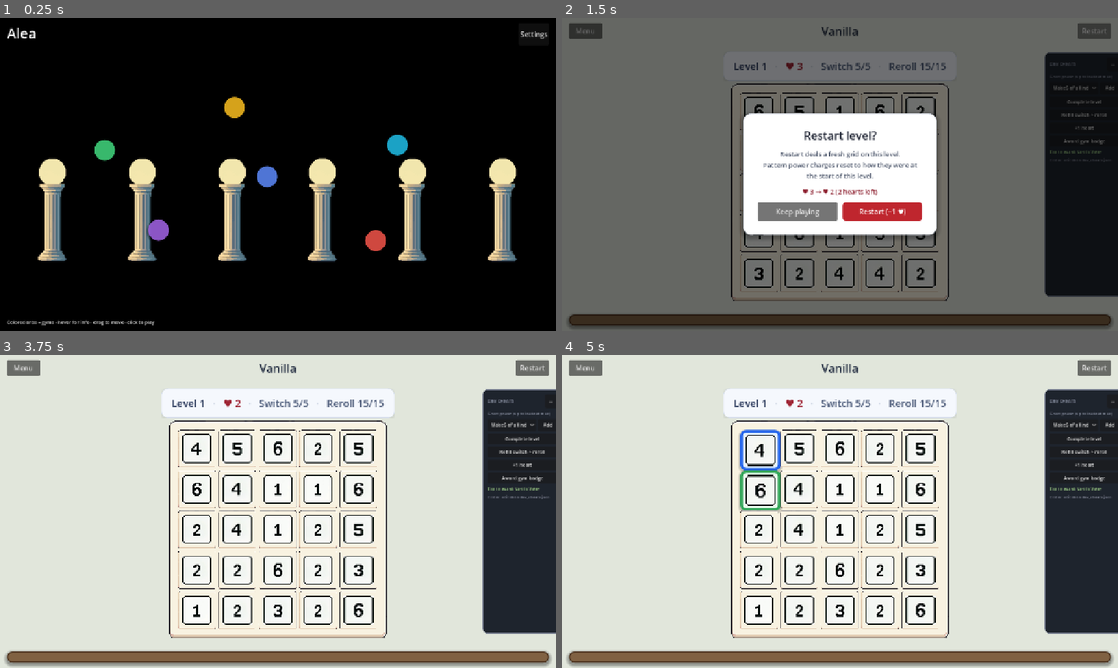
Above: before the commit, frames 1-4 (two rows, left to right).
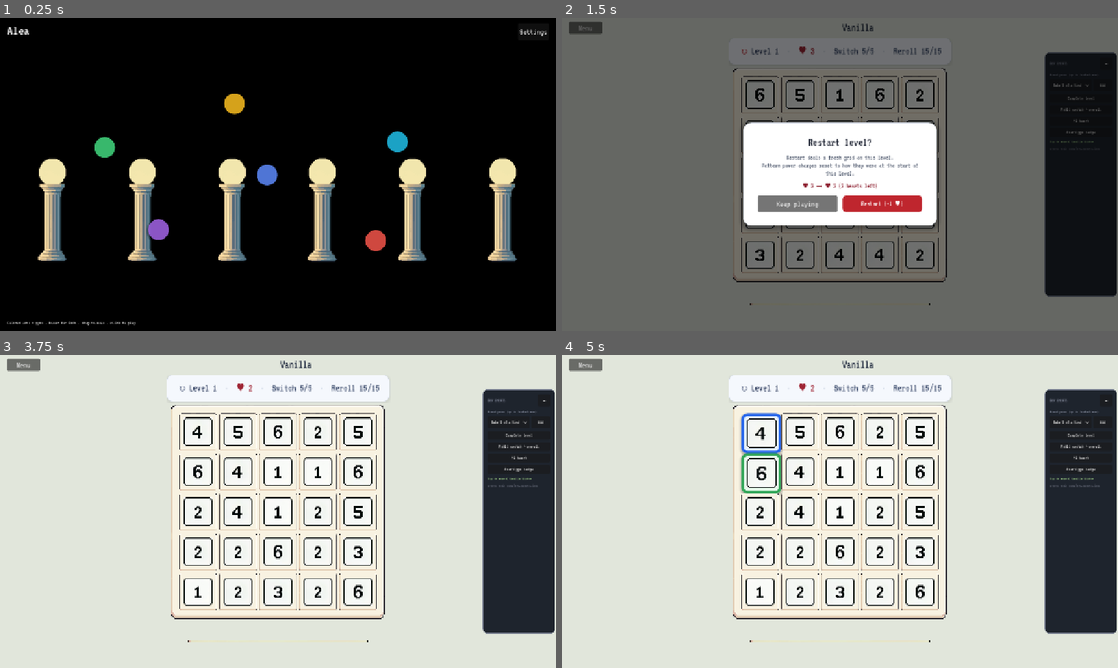
Above: after the commit, the same moments.

Repository: ming33333/Alea-Godot
Game: Godot game, scene res://scenes/main_menu.tscn
The game is run twice, just before and just after one commit, with the same random seed, the same clock (stepped at 60 frames per second) and the same inputs. Video files are missing from this copy of the repository; at most half a second of black plays in their place. Sound files missing from this copy of the repository are replaced by a short silence.
Inputs (mouse positions are in pixels of both pictures, inside the frame that each line leads up to; where the layout moved, square brackets give the same spot in the first picture):
- Up to frame 1 (0.25 s): no input
- Up to frame 2 (1.5 s): click (667, 149) at 0.52 s; click "Restart" (after the commit: "↻") at 1.25 s
- Up to frame 3 (3.75 s): click "Restart" (after the commit: "↻") at 2 s; click "Restart" (after the commit: "↻") at 2.75 s; click "Restart (−1 ♥)" at 3.5 s
- Up to frame 4 (5 s): click (762, 430) [756, 448] at 4.25 s

The runs differ from the first frame. In frame 1, 0.8% of the frame differs, in the area x 1-99%, y 2-99%; in frame 2, 16%; in frame 3, 20%; in frame 4, 21%, in the area x 0-100%, y 1-100%.

Commit message:
Polish the game HUD with a board-aligned stats bar, proportional power-up dock, and a restart icon beside the level label. Add VT323 as the project font, a pixel-font dice style in settings, randomized music (including Highlife Fusion), and move dice SFX into assets/sfx/.

Diff:
--- /dev/null
+++ b/assets/fonts/game_theme.tres
@@ -0,0 +1,7 @@
+[gd_resource type="Theme" format=3 uid="uid://d1hxa4fatlxi7"]
+
+[ext_resource type="FontFile" uid="uid://cacdhvlxani7m" path="res://assets/fonts/VT323/VT323-Regular.ttf" id="1_vt323"]
+
+[resource]
+default_font = ExtResource("1_vt323")
+default_font_size = 20
--- a/project.godot
+++ b/project.godot
@@ -31,6 +31,10 @@
 GameState="*res://scripts/autoload/game_state.gd"
 SceneNav="*res://scripts/autoload/scene_nav.gd"
 
+[gui]
+
+theme/custom="res://assets/fonts/game_theme.tres"
+
 [display]
 
 window/size/viewport_width=1280
--- a/scenes/game.tscn
+++ b/scenes/game.tscn
@@ -121,18 +121,12 @@
 layout_mode = 2
 size_flags_horizontal = 3
 
-[node name="RestartBtn" type="Button" parent="Margin/VBox/Header/TopRow"]
-unique_name_in_owner = true
-custom_minimum_size = Vector2(76, 0)
-layout_mode = 2
-tooltip_text = "Restart this level (costs 1 heart)"
-text = "Restart"
-
 [node name="Center" type="CenterContainer" parent="Margin/VBox"]
 layout_mode = 2
 size_flags_vertical = 3
 
 [node name="BoardColumn" type="VBoxContainer" parent="Margin/VBox/Center"]
+unique_name_in_owner = true
 layout_mode = 2
 custom_minimum_size = Vector2(501, 0)
 size_flags_horizontal = 4
@@ -140,6 +134,7 @@
 alignment = 1
 
 [node name="StatsBar" type="PanelContainer" parent="Margin/VBox/Center/BoardColumn"]
+unique_name_in_owner = true
 clip_contents = true
 layout_mode = 2
 custom_minimum_size = Vector2(501, 0)
@@ -158,7 +153,25 @@
 theme_override_constants/separation = 18
 alignment = 1
 
-[node name="LevelLabel" type="Label" parent="Margin/VBox/Center/BoardColumn/StatsBar/StatsMargin/StatsRow"]
+[node name="LevelGroup" type="HBoxContainer" parent="Margin/VBox/Center/BoardColumn/StatsBar/StatsMargin/StatsRow"]
+layout_mode = 2
+theme_override_constants/separation = 4
+alignment = 1
+
+[node name="RestartBtn" type="Button" parent="Margin/VBox/Center/BoardColumn/StatsBar/StatsMargin/StatsRow/LevelGroup"]
+unique_name_in_owner = true
+custom_minimum_size = Vector2(24, 24)
+layout_mode = 2
+tooltip_text = "Restart this level (costs 1 heart)"
+theme_override_colors/font_color = Color(0.35, 0.4, 0.52, 1)
+theme_override_colors/font_hover_color = Color(0.75, 0.15, 0.2, 1)
+theme_override_colors/font_pressed_color = Color(0.55, 0.1, 0.15, 1)
+theme_override_colors/font_disabled_color = Color(0.72, 0.75, 0.8, 1)
+theme_override_font_sizes/font_size = 18
+text = "↻"
+flat = true
+
+[node name="LevelLabel" type="Label" parent="Margin/VBox/Center/BoardColumn/StatsBar/StatsMargin/StatsRow/LevelGroup"]
 unique_name_in_owner = true
 layout_mode = 2
 theme_override_colors/font_color = Color(0.12, 0.18, 0.32, 1)
@@ -211,6 +224,7 @@
 size_flags_horizontal = 4
 
 [node name="BoardBackdrop" type="NinePatchRect" parent="Margin/VBox/Center/BoardColumn/GridBoard"]
+unique_name_in_owner = true
 layout_mode = 1
 anchors_preset = 15
 anchor_right = 1.0
@@ -226,6 +240,7 @@
 patch_margin_bottom = 96
 
 [node name="BoardMargin" type="MarginContainer" parent="Margin/VBox/Center/BoardColumn/GridBoard"]
+unique_name_in_owner = true
 layout_mode = 1
 anchors_preset = 15
 anchor_right = 1.0
@@ -246,34 +261,39 @@
 theme_override_constants/v_separation = 6
 columns = 5
 
-[node name="PowerDock" type="PanelContainer" parent="Margin/VBox"]
-unique_name_in_owner = true
-layout_mode = 2
-
-[node name="DockMargin" type="MarginContainer" parent="Margin/VBox/PowerDock"]
-layout_mode = 2
-theme_override_constants/margin_left = 12
-theme_override_constants/margin_top = 10
-theme_override_constants/margin_right = 12
-theme_override_constants/margin_bottom = 10
-
-[node name="DockVBox" type="VBoxContainer" parent="Margin/VBox/PowerDock/DockMargin"]
-layout_mode = 2
+[node name="PowerDock" type="PanelContainer" parent="Margin/VBox/Center/BoardColumn"]
+unique_name_in_owner = true
+layout_mode = 2
+custom_minimum_size = Vector2(501, 100)
+size_flags_horizontal = 4
+
+[node name="DockMargin" type="MarginContainer" parent="Margin/VBox/Center/BoardColumn/PowerDock"]
+layout_mode = 2
+size_flags_vertical = 3
+theme_override_constants/margin_left = 4
+theme_override_constants/margin_top = 2
+theme_override_constants/margin_right = 4
+theme_override_constants/margin_bottom = 4
+
+[node name="DockVBox" type="VBoxContainer" parent="Margin/VBox/Center/BoardColumn/PowerDock/DockMargin"]
+layout_mode = 2
+size_flags_vertical = 3
 theme_override_constants/separation = 8
 
-[node name="PowerBar" type="HBoxContainer" parent="Margin/VBox/PowerDock/DockMargin/DockVBox"]
-unique_name_in_owner = true
-layout_mode = 2
+[node name="PowerBar" type="HBoxContainer" parent="Margin/VBox/Center/BoardColumn/PowerDock/DockMargin/DockVBox"]
+unique_name_in_owner = true
+layout_mode = 2
+size_flags_vertical = 3
 alignment = 1
 theme_override_constants/separation = 10
 
-[node name="PowerHint" type="VBoxContainer" parent="Margin/VBox/PowerDock/DockMargin/DockVBox"]
+[node name="PowerHint" type="VBoxContainer" parent="Margin/VBox/Center/BoardColumn/PowerDock/DockMargin/DockVBox"]
 unique_name_in_owner = true
 visible = false
 layout_mode = 2
 theme_override_constants/separation = 4
 
-[node name="PowerHintLabel" type="Label" parent="Margin/VBox/PowerDock/DockMargin/DockVBox/PowerHint"]
+[node name="PowerHintLabel" type="Label" parent="Margin/VBox/Center/BoardColumn/PowerDock/DockMargin/DockVBox/PowerHint"]
 unique_name_in_owner = true
 layout_mode = 2
 theme_override_colors/font_color = Color(0.2, 0.35, 0.55, 1)
@@ -282,7 +302,7 @@
 horizontal_alignment = 1
 autowrap_mode = 3
 
-[node name="CancelPowerBtn" type="Button" parent="Margin/VBox/PowerDock/DockMargin/DockVBox/PowerHint"]
+[node name="CancelPowerBtn" type="Button" parent="Margin/VBox/Center/BoardColumn/PowerDock/DockMargin/DockVBox/PowerHint"]
 unique_name_in_owner = true
 layout_mode = 2
 size_flags_horizontal = 4
@@ -1032,7 +1052,7 @@
 
 [connection signal="pressed" from="ModalLevelUp/Center/Card/CardMargin/VBox/LevelUpKeepPowers" to="." method="_on_level_up_keep_powers_pressed"]
 [connection signal="pressed" from="Margin/VBox/Header/TopRow/Back" to="." method="_on_back_pressed"]
-[connection signal="pressed" from="Margin/VBox/Header/TopRow/RestartBtn" to="." method="_on_restart_pressed"]
+[connection signal="pressed" from="Margin/VBox/Center/BoardColumn/StatsBar/StatsMargin/StatsRow/LevelGroup/RestartBtn" to="." method="_on_restart_pressed"]
 [connection signal="pressed" from="ModalRound/Center/Card/CardMargin/VBox/Continue" to="." method="_on_continue_round_pressed"]
 [connection signal="pressed" from="ModalVictory/Center/Card/CardMargin/VBox/Endless" to="." method="_on_endless_pressed"]
 [connection signal="pressed" from="ModalVictory/Center/Card/CardMargin/VBox/Menu" to="." method="_on_menu_from_over_pressed"]
--- a/scripts/autoload/audio_settings.gd
+++ b/scripts/autoload/audio_settings.gd
@@ -6,9 +6,9 @@
 const MUSIC_BUS := &"Music"
 
 const DICE_SOUND_PATHS: Dictionary = {
-	"default": "res://assets/dice_roll_default.mp3",
-	"roll_2": "res://assets/dice_roll_2.mp3",
-	"roll_3": "res://assets/dice_roll3.mp3",
+	"default": "res://assets/sfx/dice_roll_default.mp3",
+	"roll_2": "res://assets/sfx/dice_roll_2.mp3",
+	"roll_3": "res://assets/sfx/dice_roll3.mp3",
 }
 
 const DICE_SOUND_ORDER: Array[String] = ["default", "roll_2", "roll_3"]
--- a/scripts/autoload/dice_sprites.gd
+++ b/scripts/autoload/dice_sprites.gd
@@ -6,9 +6,11 @@
 const CFG_PATH := "user://settings.cfg"
 const STYLE_NUM := "dice_num"
 const STYLE_PIPES := "dice"
+const STYLE_PIXEL := "pixel"
 const DEFAULT_STYLE := STYLE_NUM
+const VT323_FONT_PATH := "res://assets/fonts/VT323/VT323-Regular.ttf"
 
-const STYLE_ORDER: Array[String] = [STYLE_NUM, STYLE_PIPES]
+const STYLE_ORDER: Array[String] = [STYLE_NUM, STYLE_PIPES, STYLE_PIXEL]
 
 const NUM_FACE_PATHS: Array[String] = [
 	"",
@@ -37,6 +39,7 @@
 var _lucky_seven_tex: Texture2D
 var _num_faces: Array[Texture2D] = []
 var _pipes_faces: Array[Texture2D] = []
+var _pixel_font: Font
 
 
 func _ready() -> void:
@@ -71,10 +74,26 @@
 	style_changed.emit()
 
 
+func is_pixel_font_style() -> bool:
+	return dice_style_id == STYLE_PIXEL
+
+
+func get_pixel_font() -> Font:
+	if _pixel_font == null:
+		var res: Resource = load(VT323_FONT_PATH)
+		if res is Font:
+			_pixel_font = res as Font
+		else:
+			push_warning("DiceSprites: missing pixel font at %s" % VT323_FONT_PATH)
+	return _pixel_font
+
+
 func get_face(value: int) -> Texture2D:
 	if value == 7:
 		return _lucky_seven_face()
 	if value < 1 or value > 6:
+		return null
+	if is_pixel_font_style():
 		return null
 	return _faces_for_style()[value]
 
@@ -117,5 +136,7 @@
 			return "Number dice"
 		STYLE_PIPES:
 			return "Pip dice"
+		STYLE_PIXEL:
+			return "Pixel font dice"
 		_:
 			return style_id
--- a/scripts/game.gd
+++ b/scripts/game.gd
@@ -9,7 +9,11 @@
 @onready var switches_label: Label = %SwitchesLabel
 @onready var rerolls_label: Label = %RerollsLabel
 @onready var gym_label: Label = %GymLabel
+@onready var board_column: VBoxContainer = %BoardColumn
+@onready var stats_bar: PanelContainer = %StatsBar
 @onready var grid_board: Control = %GridBoard
+@onready var board_backdrop: NinePatchRect = %BoardBackdrop
+@onready var board_margin: MarginContainer = %BoardMargin
 @onready var power_dock: PanelContainer = %PowerDock
 @onready var power_bar: HBoxContainer = %PowerBar
 @onready var power_hint: VBoxContainer = %PowerHint
@@ -62,6 +66,17 @@
 const SINGLE_CLICK_DELAY_SEC := 0.12
 const DOUBLE_CLICK_MS := 350
 
+const REF_BOARD_SIZE := 501.0
+const POWER_BOARD_HEIGHT_RATIO := 0.2
+const REF_DIE_CELL := 87.0
+const REF_GRID_SEP := 6.0
+const REF_BOARD_INSET := 21.0
+const REF_POWER_CHIP := 62.0
+const REF_POWER_BAR_SEP := 10.0
+
+var _board_size: float = REF_BOARD_SIZE
+var _power_chip_size: int = int(REF_POWER_CHIP)
+
 
 func _ready() -> void:
 	DebugLog.alea_log("Game", "========== GAME _ready ==========")
@@ -74,7 +89,8 @@
 			"OK" if grid_container != null else "MISSING",
 		]
 	)
-	_style_game_boards()
+	get_viewport().size_changed.connect(_on_viewport_size_changed)
+	call_deferred("_layout_boards")
 	if cancel_power_btn:
 		cancel_power_btn.pressed.connect(_on_cancel_power_pressed)
 	else:
@@ -254,6 +270,8 @@
 		for r in range(rows):
 			for c in range(cols):
 				var btn: DieCell = DIE_CELL.instantiate() as DieCell
+				var die_px: int = int(round(REF_DIE_CELL * (_board_size / REF_BOARD_SIZE)))
+				btn.custom_minimum_size = Vector2(die_px, die_px)
 				grid_container.add_child(btn)
 				_die_cells[_die_key(r, c)] = btn
 				btn.pressed.connect(_on_die_pressed.bind(r, c))
@@ -267,24 +285,91 @@
 			btn.set_highlight(_cell_highlight(r, c, cell, blurred))
 
 
-func _style_game_boards() -> void:
+func _on_viewport_size_changed() -> void:
+	call_deferred("_layout_boards")
+
+
+func _layout_boards() -> void:
+	_board_size = _compute_board_size()
+	var layout_scale: float = _board_size / REF_BOARD_SIZE
+	var board_px: int = int(round(_board_size))
+	var power_h: int = int(round(_board_size * POWER_BOARD_HEIGHT_RATIO))
+	var die_cell: int = int(round(REF_DIE_CELL * layout_scale))
+	var grid_sep: int = maxi(2, int(round(REF_GRID_SEP * layout_scale)))
+	var board_inset: int = maxi(8, int(round(REF_BOARD_INSET * layout_scale)))
+	var power_bar_sep: int = maxi(4, int(round(REF_POWER_BAR_SEP * layout_scale)))
+	var content_inset: int = maxi(8, int(round(18.0 * layout_scale)))
+	var dock_pad: int = maxi(2, int(round(4.0 * layout_scale)))
+	_power_chip_size = maxi(
+		28,
+		power_h - content_inset * 2 - dock_pad * 2 - maxi(4, int(round(8.0 * layout_scale)))
+	)
+
+	if board_column:
+		board_column.custom_minimum_size = Vector2(board_px, 0)
+	if stats_bar:
+		stats_bar.custom_minimum_size = Vector2(board_px, 0)
+	if grid_board:
+		grid_board.custom_minimum_size = Vector2(board_px, board_px)
+	if board_margin:
+		board_margin.add_theme_constant_override("margin_left", board_inset)
+		board_margin.add_theme_constant_override("margin_top", board_inset)
+		board_margin.add_theme_constant_override("margin_right", board_inset)
+		board_margin.add_theme_constant_override("margin_bottom", board_inset)
+	if board_backdrop:
+		board_backdrop.patch_margin_left = int(round(78.0 * layout_scale))
+		board_backdrop.patch_margin_top = int(round(78.0 * layout_scale))
+		board_backdrop.patch_margin_right = int(round(78.0 * layout_scale))
+		board_backdrop.patch_margin_bottom = int(round(96.0 * layout_scale))
+	if grid_container:
+		grid_container.add_theme_constant_override("h_separation", grid_sep)
+		grid_container.add_theme_constant_override("v_separation", grid_sep)
 	if power_dock:
-		power_dock.add_theme_stylebox_override("panel", _make_board_style(
-			Color(0.5, 0.38, 0.26),
-			Color(0.32, 0.22, 0.14),
-			12
-		))
-
-
-func _make_board_style(bg: Color, border: Color, radius: int) -> StyleBoxFlat:
-	var box := StyleBoxFlat.new()
-	box.bg_color = bg
-	box.border_color = border
-	box.set_border_width_all(3)
-	box.set_corner_radius_all(radius)
-	box.shadow_color = Color(0, 0, 0, 0.35)
-	box.shadow_size = 8
-	box.shadow_offset = Vector2(0, 4)
+		power_dock.custom_minimum_size = Vector2(board_px, power_h)
+		power_dock.add_theme_stylebox_override("panel", _make_power_board_style(layout_scale))
+	if power_bar:
+		power_bar.add_theme_constant_override("separation", power_bar_sep)
+
+	_apply_die_cell_sizes(die_cell)
+	_apply_power_chip_sizes()
+
+
+func _compute_board_size() -> float:
+	var vp_h: float = get_viewport_rect().size.y
+	var chrome_h: float = 24.0 + 44.0 + 8.0 + 40.0 + 6.0 + 6.0
+	var available: float = vp_h - chrome_h
+	if available <= 0.0:
+		return REF_BOARD_SIZE
+	var max_board: float = available / (1.0 + POWER_BOARD_HEIGHT_RATIO)
+	return floor(min(REF_BOARD_SIZE, max(280.0, max_board)))
+
+
+func _apply_die_cell_sizes(die_cell: int = -1) -> void:
+	var size_px: int = die_cell if die_cell > 0 else int(round(REF_DIE_CELL * (_board_size / REF_BOARD_SIZE)))
+	for btn in _die_cells.values():
+		if btn is Control:
+			(btn as Control).custom_minimum_size = Vector2(size_px, size_px)
+
+
+func _apply_power_chip_sizes() -> void:
+	if power_bar == null:
+		return
+	for child in power_bar.get_children():
+		if child is PowerDieButton:
+			(child as PowerDieButton).set_chip_size(_power_chip_size)
+
+
+func _make_power_board_style(layout_scale: float) -> StyleBoxTexture:
+	var tex: Texture2D = load("res://assets/textures/powerup_board.png") as Texture2D
+	var box := StyleBoxTexture.new()
+	box.texture = tex
+	box.texture_margin_left = int(round(40.0 * layout_scale))
+	box.texture_margin_top = int(round(40.0 * layout_scale))
+	box.texture_margin_right = int(round(40.0 * layout_scale))
+	box.texture_margin_bottom = int(round(48.0 * layout_scale))
+	box.axis_stretch_horizontal = StyleBoxTexture.AXIS_STRETCH_MODE_STRETCH
+	box.axis_stretch_vertical = StyleBoxTexture.AXIS_STRETCH_MODE_STRETCH
+	box.set_content_margin_all(maxi(8, int(round(18.0 * layout_scale))))
 	return box
 
 
@@ -339,6 +424,7 @@
 	on_pressed: Callable = Callable()
 ) -> void:
 	var chip: PowerDieButton = POWER_DIE_BUTTON.instantiate() as PowerDieButton
+	chip.set_chip_size(_power_chip_size)
 	chip.setup_display(title, charge_text, is_active, is_disabled, accent)
 	chip.tooltip_text = tooltip
 	if on_pressed.is_valid():
--- a/scripts/settings.gd
+++ b/scripts/settings.gd
@@ -18,6 +18,7 @@
 	volume_slider.value = AudioSettings.get_master_volume_linear()
 	music_volume_slider.value = AudioSettings.get_music_volume_linear()
 	music_mute.button_pressed = AudioSettings.is_music_muted()
+	_populate_dice_style_options()
 	_populate_dice_sound_options()
 	_refresh_cheat_ui()
 	if not DevCheats.unlock_state_changed.is_connected(_refresh_cheat_ui):
--- a/scripts/ui/die_cell.gd
+++ b/scripts/ui/die_cell.gd
@@ -150,6 +150,26 @@
 	return get_tree().root.get_node_or_null("DiceSprites")
 
 
+func _configure_value_label_font(blurred: bool) -> void:
+	var label: Label = _ensure_value_label()
+	if label == null:
+		return
+	var sprites := _dice_sprite_settings()
+	if sprites != null and sprites.is_pixel_font_style():
+		var font: Font = sprites.get_pixel_font()
+		if font != null:
+			label.add_theme_font_override("font", font)
+		var cell_px: float = maxf(custom_minimum_size.x, custom_minimum_size.y)
+		var font_px: int = maxi(16, int(round(cell_px * (0.5 if blurred else 0.58))))
+		label.add_theme_font_size_override("font_size", font_px)
+	else:
+		label.remove_theme_font_override("font")
+		label.add_theme_font_size_override("font_size", maxi(16, int(round(maxf(
+			custom_minimum_size.x,
+			custom_minimum_size.y
+		) * 0.45))))
+
+
 func setup(row: int, col: int, cell: DiceCellData, blurred: bool) -> void:
 	grid_row = row
 	grid_col = col
@@ -163,6 +183,7 @@
 		_show_sprite = false
 		_base_face_key = FACE_BLURRED
 		label.text = "?"
+		_configure_value_label_font(blurred)
 		label.add_theme_color_override("font_color", Color(0.35, 0.38, 0.45))
 	elif cell.value >= 1 and cell.value <= 7:
 		var tex: Texture2D = _face_texture_for(cell.value)
@@ -173,11 +194,13 @@
 		else:
 			_show_sprite = false
 			label.text = str(cell.value)
+			_configure_value_label_font(blurred)
 			_base_face_key = FACE_LOCKED if cell.locked else FACE_NORMAL
 			_set_fallback_label_colors(cell)
 	else:
 		_show_sprite = false
 		label.text = str(cell.value)
+		_configure_value_label_font(blurred)
 		_base_face_key = FACE_LOCKED if cell.locked else FACE_NORMAL
 		_set_fallback_label_colors(cell)
 	if _shine:
--- a/scripts/ui/power_die_button.gd
+++ b/scripts/ui/power_die_button.gd
@@ -72,3 +72,17 @@
 			style.shadow_color = accent.darkened(0.35)
 		_face.add_theme_stylebox_override("panel", style)
 	scale = Vector2(1.06, 1.06) if is_active else Vector2.ONE
+
+
+func set_chip_size(pixel_size: int) -> void:
+	custom_minimum_size = Vector2(pixel_size, pixel_size)
+	if _title_label == null:
+		_title_label = get_node_or_null("Wrap/Face/Margin/VBox/TitleLabel") as Label
+	if _charge_label == null:
+		_charge_label = get_node_or_null("Wrap/Face/Margin/VBox/ChargeLabel") as Label
+	var title_font: int = maxi(7, int(round(float(pixel_size) * 0.14)))
+	var charge_font: int = maxi(8, int(round(float(pixel_size) * 0.16)))
+	if _title_label:
+		_title_label.add_theme_font_size_override("font_size", title_font)
+	if _charge_label:
+		_charge_label.add_theme_font_size_override("font_size", charge_font)
Not shown, added: assets/fonts/VT323/OFL.txt
Binary file added: assets/fonts/VT323/VT323-Regular.ttf
Binary file added: assets/textures/powerup_board.png
Not shown, changed: README.md
Not shown, added: assets/sfx/dice_roll3.mp3
Not shown, added: assets/sfx/dice_roll_2.mp3
Not shown, added: assets/sfx/dice_roll_default.mp3
